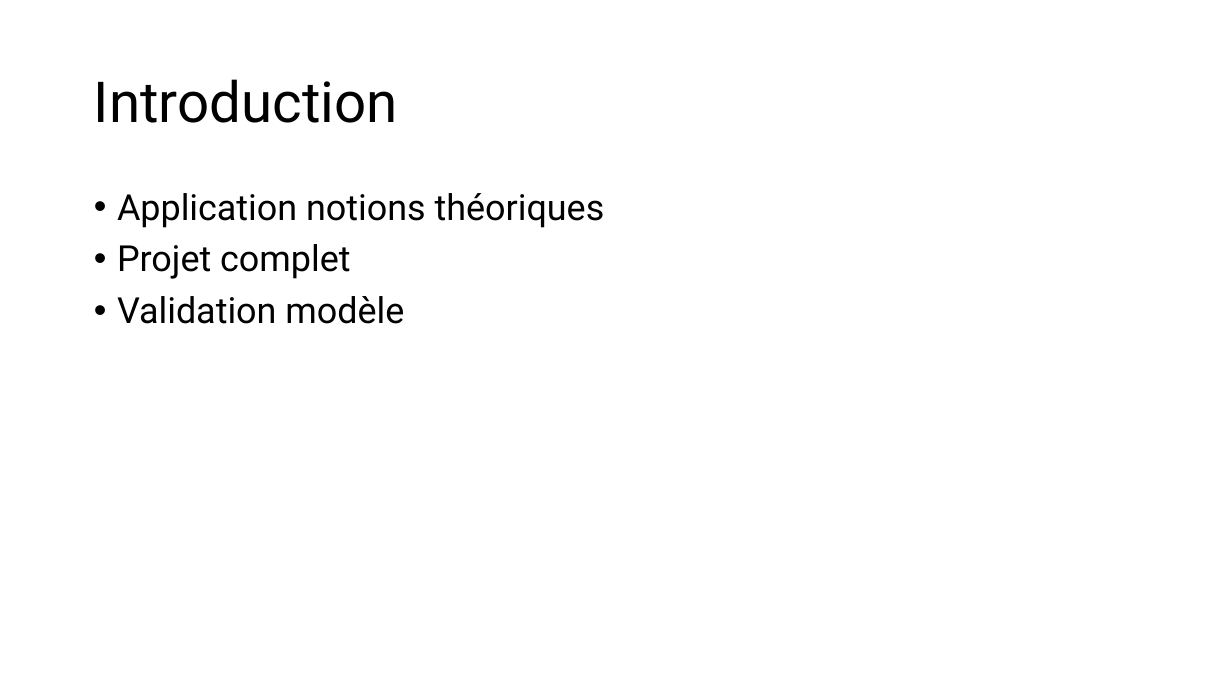
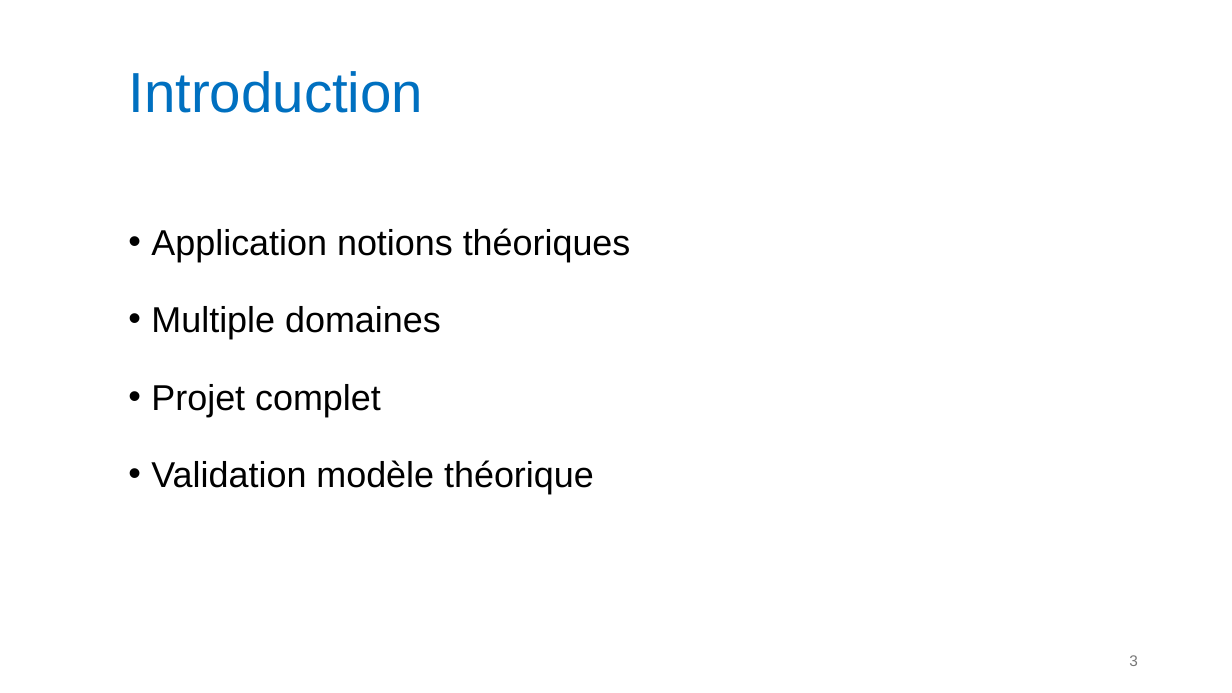
Before and after one commit to Ding-Jeremy/Self-Balancing-Bot, a slide deck: slide 3 of A_Documentation/Defense.pptx. Drawn at 1232x693 pixels with LibreOffice and Linux fonts; fonts in the diff are those of the drawing. Boxes give left, top, right and bottom in pixels: in the first picture for what was removed or moved away, otherwise in the second. Text is boxed around its words. In the diff, an @@ line names an element or a change of style, - is before the commit and + after.

```diff
--- a/A_Documentation/Defense.pptx
+++ b/A_Documentation/Defense.pptx
@@ title "Introduction": place and size @@
-title "Introduction" at [94, 79, 398, 123]
+title "Introduction" at [128, 71, 423, 113]
@@ title "Introduction" at [128, 71, 423, 113]: font Roboto to Arial, text colour #000000 to #0070C0; vertical alignment middle to bottom @@
@@ text "Application notions théoriques": place and size @@
-text "Application notions théoriques" at [117, 193, 605, 324]
+text "Application notions théoriques" at [151, 228, 631, 494]
@@ text "Application notions théoriques" at [151, 228, 631, 494]: vertical alignment top to middle @@
@@ text at [151, 228, 631, 417]: font Roboto to Arial in "Application notions théoriques", "Projet complet"; line spacing 0.9 to 1.5 @@
@@ text at [151, 306, 441, 339]: paragraph added @@
+• Multiple domaines
@@ text at [151, 460, 594, 494]: text changed; font Roboto to Arial @@
-• Validation modèle
+• Validation modèle théorique
@@ page number added at [1129, 655, 1138, 666], 12 pt, text #797979 @@
+3
```
Also in this commit, not shown: 4 other slides changed, 24 slides added, 14 other files.
